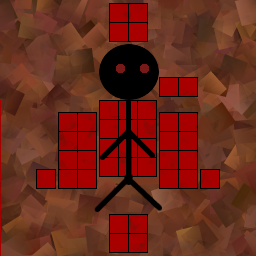
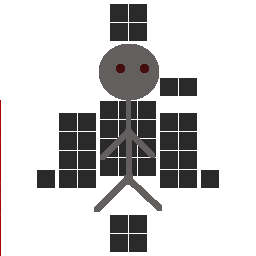
Comparing the layer stacks of the two 256 × 256 images. Changes:
painted on "boneco" over <box>94,44,162,212</box>
painted on "grade" over <box>36,3,220,253</box>
painted on "invent" over <box>36,3,220,253</box>
removed layer "Fundo" over <box>0,0,256,256</box>
